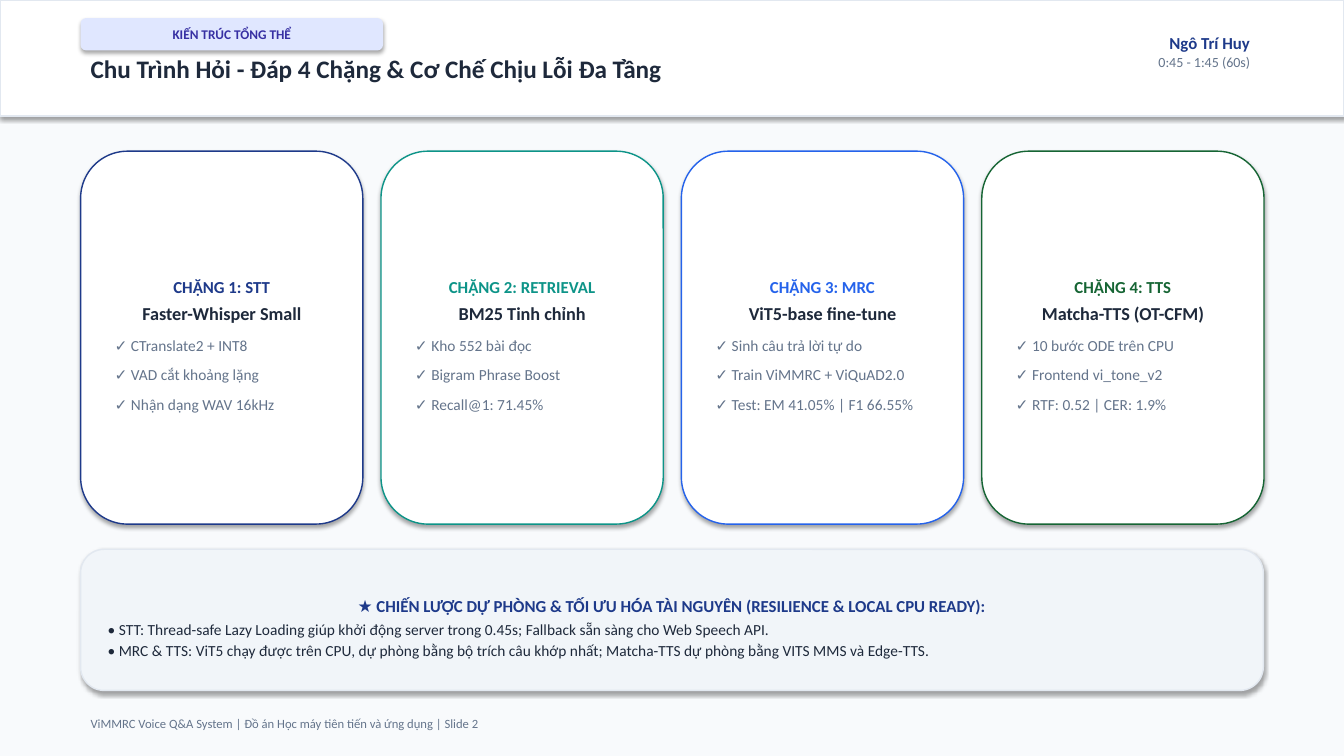
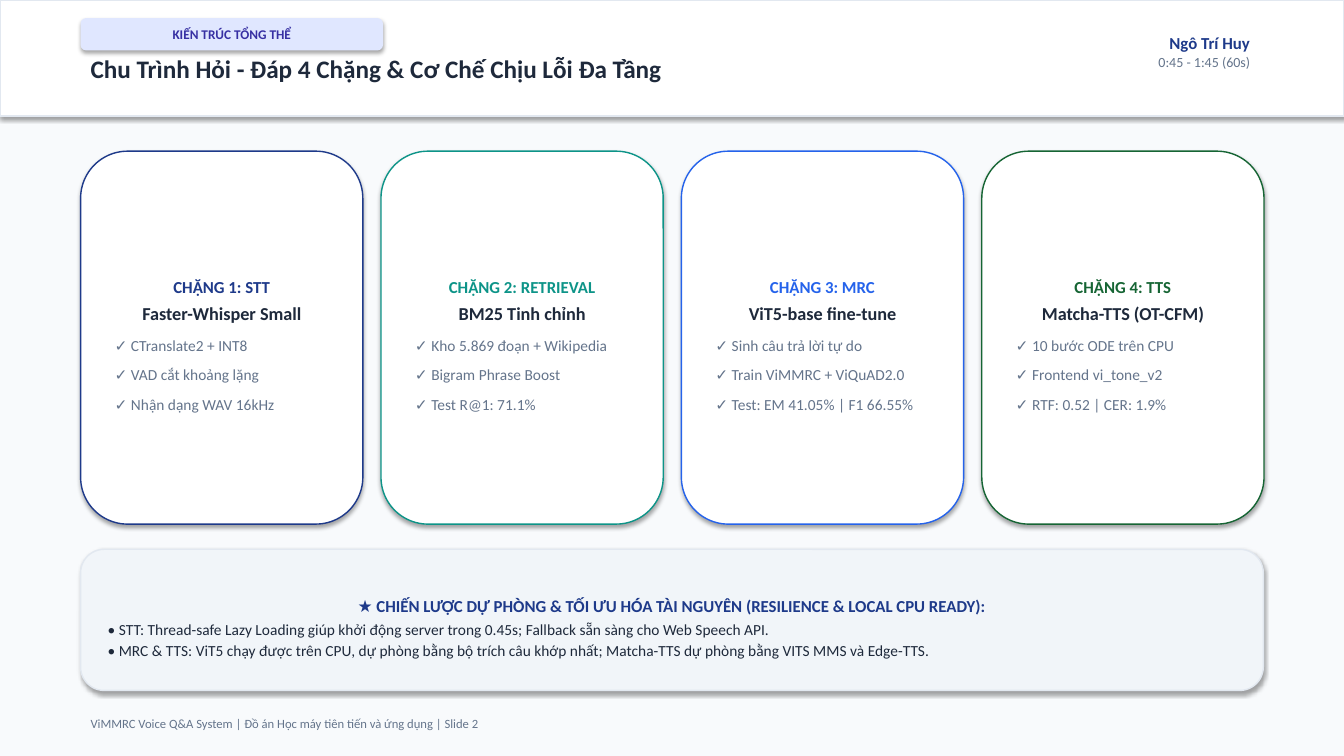
Before and after one commit to ngohuy04022000/vimmrc-qa-voice, a slide deck: slide 2 of docs/ViMMRC_Presentation_5min.pptx. Drawn at 1344x756 pixels with LibreOffice and Linux fonts; fonts in the diff are those of the drawing. Boxes give left, top, right and bottom in pixels: in the first picture for what was removed or moved away, otherwise in the second. Text is boxed around its words. In the diff, an @@ line names an element or a change of style, - is before the commit and + after.

```diff
--- a/docs/ViMMRC_Presentation_5min.pptx
+++ b/docs/ViMMRC_Presentation_5min.pptx
@@ text in rounded rectangle at <box>431,340,607,354</box>: text changed @@
-✓ Kho 552 bài đọc
+✓ Kho 5.869 đoạn + Wikipedia
@@ text in rounded rectangle at <box>431,399,535,412</box>: text changed @@
-✓ Recall@1: 71.45%
+✓ Test R@1: 71.1%
```
Also in this commit, not shown: 3 other slides changed, 14 other files.
